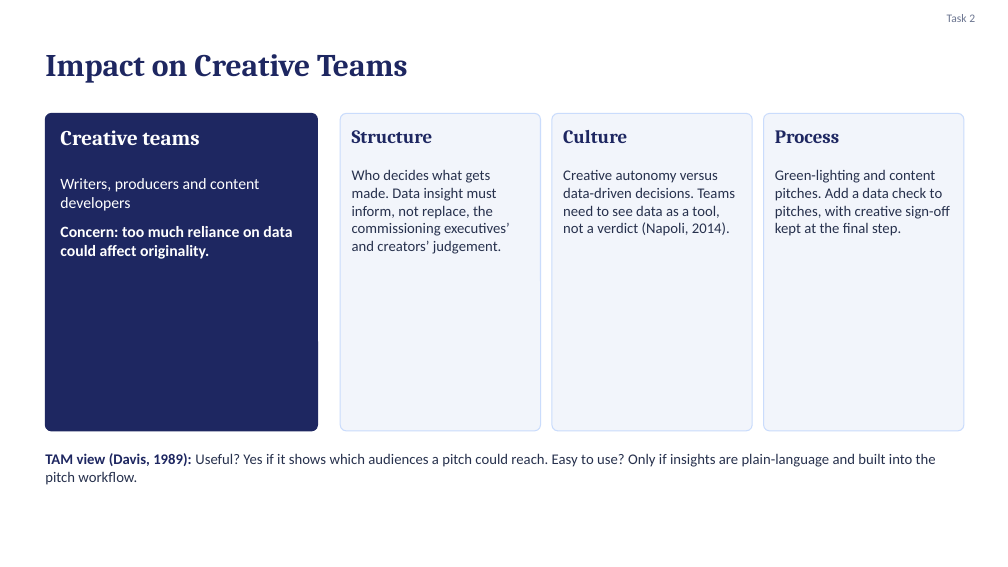
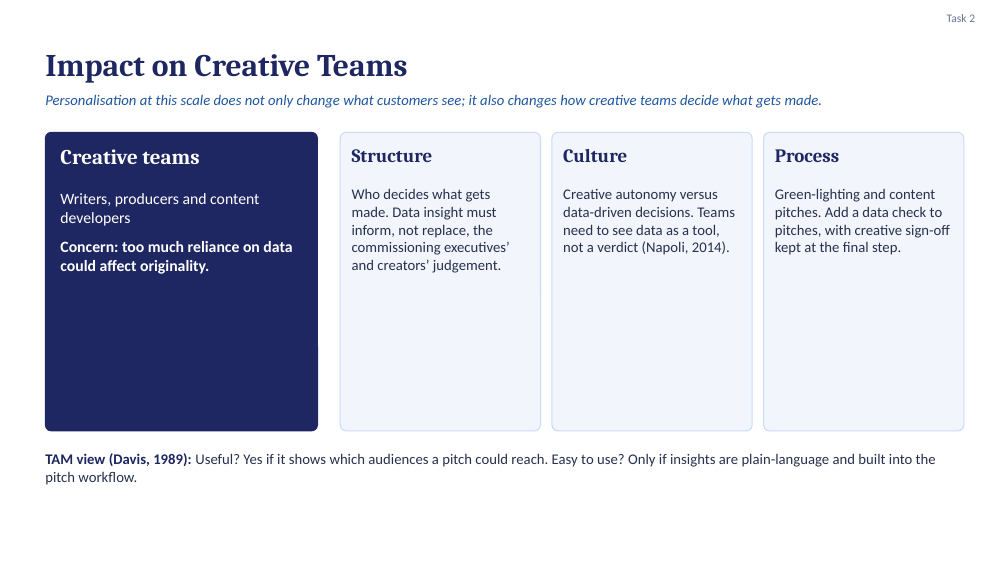
Before and after one commit to karanrg22-svg/skill, a slide deck: slide 6 of Earning-the-Signal_revised.pptx. Drawn at 1008x567 pixels with LibreOffice and Linux fonts; fonts in the diff are those of the drawing. Boxes give left, top, right and bottom in pixels: in the first picture for what was removed or moved away, otherwise in the second. Text is boxed around its words. In the diff, an @@ line names an element or a change of style, - is before the commit and + after.

```diff
--- a/Earning-the-Signal_revised.pptx
+++ b/Earning-the-Signal_revised.pptx
@@ text added at (x1=45, y1=94, x2=823, y2=108), 14 pt, text #1E56A0, italic @@
+Personalisation at this scale does not only change what customers see; it also changes how creative teams decide what gets made.
@@ rounded rectangle resized from (x1=45, y1=113, x2=318, y2=431) to (x1=45, y1=132, x2=318, y2=431) @@
@@ rounded rectangle resized from (x1=340, y1=113, x2=541, y2=431) to (x1=340, y1=132, x2=541, y2=431) @@
@@ rounded rectangle resized from (x1=552, y1=113, x2=752, y2=431) to (x1=552, y1=132, x2=752, y2=431) @@
@@ rounded rectangle resized from (x1=764, y1=113, x2=964, y2=431) to (x1=764, y1=132, x2=964, y2=431) @@
@@ 4 texts moved together from (x1=60, y1=130, x2=839, y2=145) to (x1=60, y1=149, x2=839, y2=164) @@
@@ text "Writers, producers and content developers" moved from (x1=60, y1=178, x2=292, y2=259) to (x1=60, y1=193, x2=292, y2=274) @@
@@ text "Who decides what gets made. ..." moved from (x1=352, y1=169, x2=510, y2=254) to (x1=352, y1=188, x2=510, y2=273) @@
@@ text "Creative autonomy versus data-driven decisions. ..." moved from (x1=563, y1=170, x2=735, y2=236) to (x1=563, y1=189, x2=735, y2=255) @@
@@ text "Green-lighting and content pitches. Add ..." moved from (x1=775, y1=169, x2=950, y2=236) to (x1=775, y1=188, x2=950, y2=255) @@
```
Also in this commit, not shown: 3 other slides changed.
